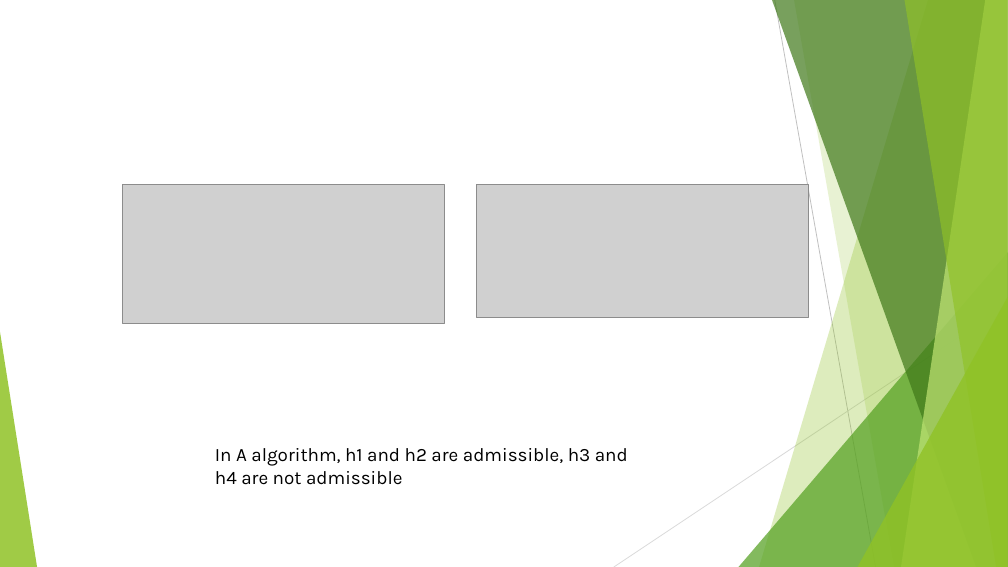
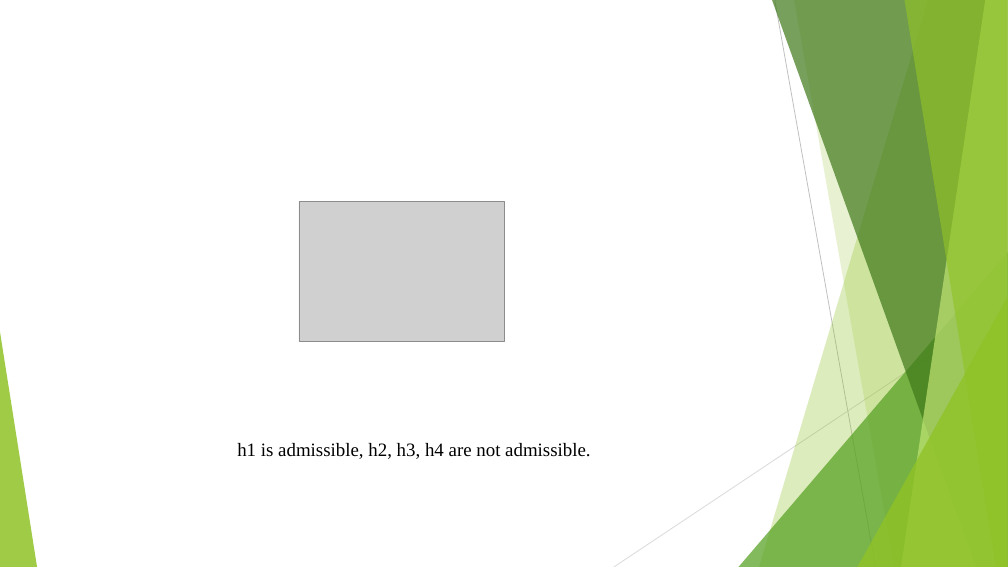
Before and after one commit to LittleNightmare/Mini-project2-for-COMP472, a slide deck: slide 5 of Analysis_sildes.pptx. Drawn at 1008x567 pixels with LibreOffice and Linux fonts; fonts in the diff are those of the drawing; grey boxes stand for pictures. Boxes give left, top, right and bottom in pixels: in the first picture for what was removed or moved away, otherwise in the second. Text is boxed around its words. In the diff, an @@ line names an element or a change of style, - is before the commit and + after.

```diff
--- a/Analysis_sildes.pptx
+++ b/Analysis_sildes.pptx
@@ picture removed at [123, 185, 444, 323] @@
@@ picture added at [299, 201, 504, 341] @@
@@ picture removed at [477, 185, 808, 318] @@
@@ text at [237, 443, 590, 459]: text changed; font Karla to Times New Roman @@
-In A algorithm, h1 and h2 are admissible, h3 and h4 are not admissible
+h1 is admissible, h2, h3, h4 are not admissible.
```
Also in this commit, not shown: 5 other slides changed, 1 slide added.
